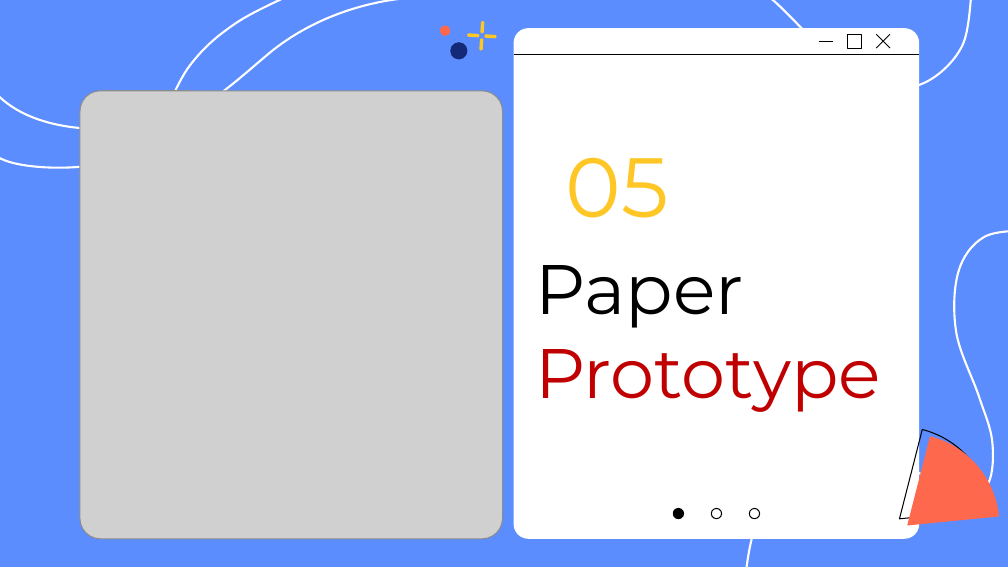
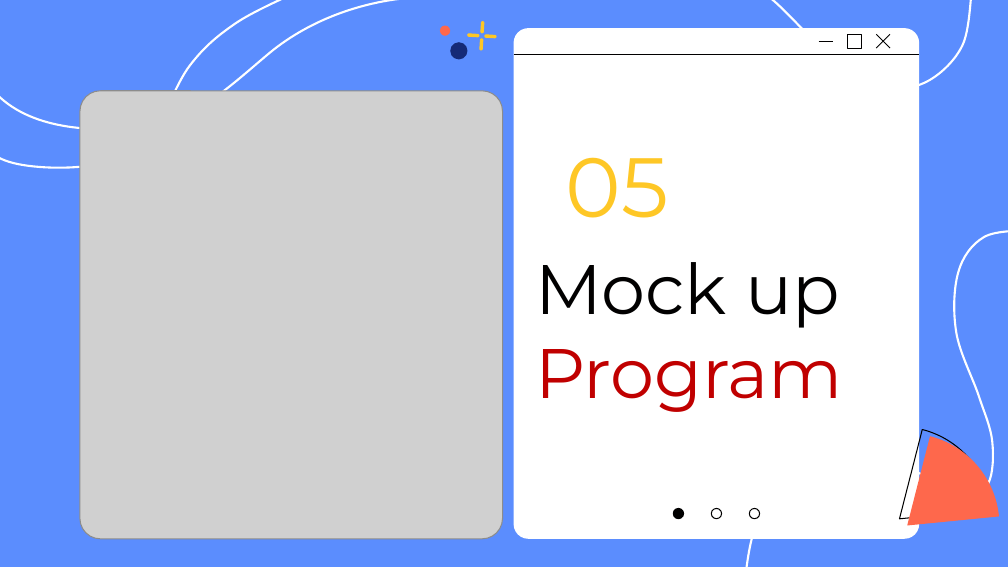
Before and after one commit to afikalg12/breakoutroom-GM-kel-8-RPL, a slide deck: slide 17 of Breakout Room GM KELOMPOK 8 RPL.pptx. Drawn at 1008x567 pixels with LibreOffice and Linux fonts; fonts in the diff are those of the drawing; grey boxes stand for pictures. Boxes give left, top, right and bottom in pixels: in the first picture for what was removed or moved away, otherwise in the second. Text is boxed around its words. In the diff, an @@ line names an element or a change of style, - is before the commit and + after.

```diff
--- a/Breakout Room GM KELOMPOK 8 RPL.pptx
+++ b/Breakout Room GM KELOMPOK 8 RPL.pptx
@@ title at (535,262,843,412): text changed @@
-Paper Prototype
+Mock up Program
```
Also in this commit, not shown: 5 slides added.
